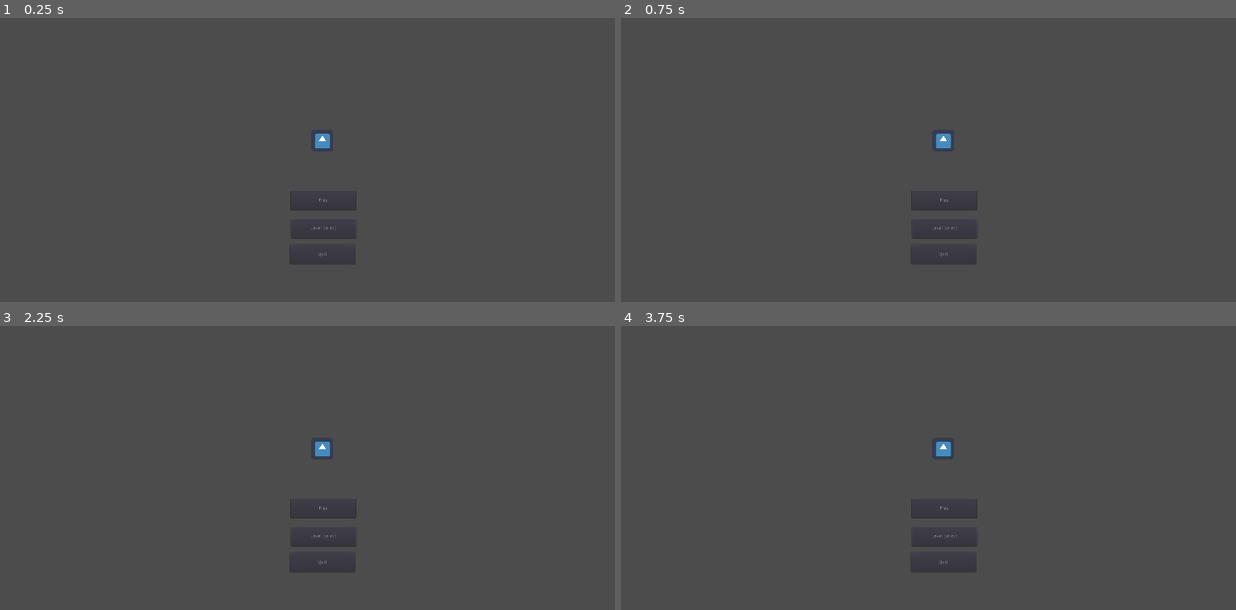
Above: before the commit, frames 1-4 (two rows, left to right).
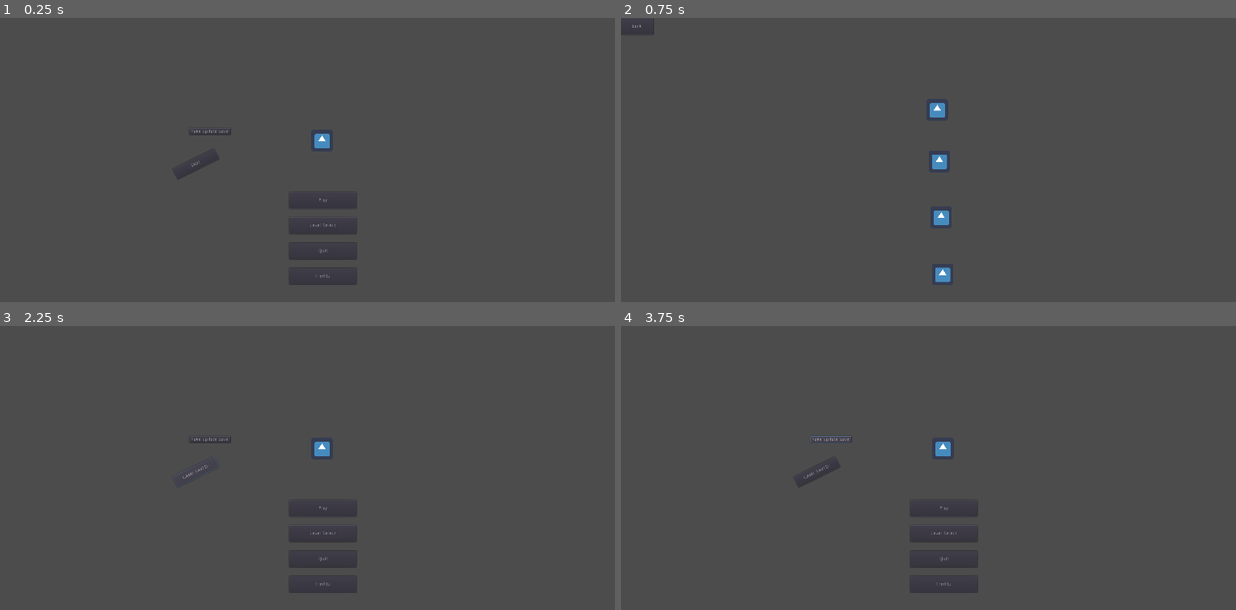
Above: after the commit, the same moments.

Repository: JustinWinningham/Project-Rotor
Game: Godot game, scene res://Scenes/Main Menu.tscn
Same seed, same stepped clock (60 frames per second), same inputs: the game is played once before the commit and once after it. The engine's default icon, where the game draws it, is replaced by a stand-in: a white triangle on a blue panel in a dark square.
Inputs (mouse positions are in pixels of both pictures, inside the frame that each line leads up to):
- Up to frame 1 (0.25 s): no input
- Up to frame 2 (0.75 s): click (946, 276) at 0.5 s, where only the run after the commit has a clickable "Credits"
- Up to frame 3 (2.25 s): click (18, 334) at 1.25 s, where only the run after the commit has a clickable "back"; click (196, 470) at 2 s, where only the run after the commit has a clickable "SAVE"
- Up to frame 4 (3.75 s): click (817, 470) at 2.75 s, where only the run after the commit has a clickable "GAME SAVED!"; click (830, 439) at 3.5 s, where only the run after the commit has a clickable "Fake update save"

The runs differ from the first frame. In frame 1, 0.2% of the frame differs, in the area x 29-58%, y 39-95%; in frame 2, 0.8%, in the area x 1-58%, y 0-94%; in frame 3, 0.3%; in frame 4, 0.2%.

Commit message:
Save System Push
Added Save System
Added Timekeeping (still few bugs to work out)

Diff:
--- a/Project-Rotor/Prefabs/Player.tscn
+++ b/Project-Rotor/Prefabs/Player.tscn
@@ -13,12 +13,12 @@
 }, {
 "frames": [ ExtResource( 2 ) ],
 "loop": true,
-"name": "hang",
+"name": "sprint",
 "speed": 5.0
 }, {
 "frames": [ ExtResource( 2 ) ],
 "loop": true,
-"name": "skid",
+"name": "run",
 "speed": 5.0
 }, {
 "frames": [ ExtResource( 2 ) ],
@@ -33,12 +33,12 @@
 }, {
 "frames": [ ExtResource( 2 ) ],
 "loop": true,
-"name": "sprint",
+"name": "skid",
 "speed": 5.0
 }, {
 "frames": [ ExtResource( 2 ) ],
 "loop": true,
-"name": "run",
+"name": "hang",
 "speed": 5.0
 } ]
 
--- a/Project-Rotor/Prefabs/UI.tscn
+++ b/Project-Rotor/Prefabs/UI.tscn
@@ -11,16 +11,25 @@
 anchor_top = 1.0
 anchor_right = 1.0
 anchor_bottom = 1.0
-margin_left = -1920.0
+margin_left = -1917.42
 margin_top = -1080.0
+margin_right = 2.58472
 script = ExtResource( 1 )
 
 [node name="TimeLabel" type="Label" parent="."]
-margin_left = 26.8878
-margin_top = 20.8963
-margin_right = 117.888
-margin_bottom = 53.8963
-text = "test"
+margin_left = 15.1553
+margin_top = 12.7738
+margin_right = 108.155
+margin_bottom = 45.7738
+text = "Current Time"
+uppercase = true
+
+[node name="BestTimeLabel" type="Label" parent="."]
+margin_left = 15.296
+margin_top = 53.5383
+margin_right = 106.296
+margin_bottom = 86.5383
+text = "Best Time"
 uppercase = true
 
 [node name="PAUSED" type="Control" parent="."]
@@ -44,6 +53,15 @@
 margin_bottom = 0.0
 text = "QUIT"
 
+[node name="ConfirmationDialog" type="ConfirmationDialog" parent="PAUSED/PauseIcon/QuitButton"]
+visible = true
+margin_right = 200.0
+margin_bottom = 70.0
+window_title = "Confirm Exit"
+dialog_text = "Any unsaved progress will be lost! Continue?
+
+(you can save from the main menu)"
+
 [node name="MainMenuButton" type="Button" parent="PAUSED/PauseIcon"]
 anchor_left = 0.5
 anchor_right = 0.5
@@ -52,3 +70,5 @@
 margin_bottom = 20.0
 text = "Main Menu"
 script = ExtResource( 5 )
+
+[connection signal="confirmed" from="PAUSED/PauseIcon/QuitButton/ConfirmationDialog" to="PAUSED/PauseIcon/QuitButton" method="_on_ConfirmationDialog_confirmed"]
--- /dev/null
+++ b/Project-Rotor/Scenes/CreditsMenu.tscn
@@ -0,0 +1,35 @@
+[gd_scene load_steps=3 format=2]
+
+[ext_resource path="res://icon.png" type="Texture" id=1]
+[ext_resource path="res://Scripts/ButtonChangeScene.gd" type="Script" id=2]
+
+[node name="CreditsMenu" type="Control"]
+anchor_right = 1.0
+anchor_bottom = 1.0
+margin_left = -2.66925
+margin_right = -2.66919
+
+[node name="CanvasLayer" type="CanvasLayer" parent="."]
+
+[node name="Code" type="Sprite" parent="CanvasLayer"]
+position = Vector2( 939.15, 272.723 )
+texture = ExtResource( 1 )
+
+[node name="Art" type="Sprite" parent="CanvasLayer"]
+position = Vector2( 945.268, 425.33 )
+texture = ExtResource( 1 )
+
+[node name="Music" type="Sprite" parent="CanvasLayer"]
+position = Vector2( 950.801, 591.453 )
+texture = ExtResource( 1 )
+
+[node name="Team" type="Sprite" parent="CanvasLayer"]
+position = Vector2( 955.097, 760.426 )
+texture = ExtResource( 1 )
+
+[node name="BackBtn" type="Button" parent="."]
+margin_right = 100.0
+margin_bottom = 50.0
+text = "back"
+script = ExtResource( 2 )
+scenePath = "res://Scenes/Main Menu.tscn"
--- a/Project-Rotor/Scenes/Level1.tscn
+++ b/Project-Rotor/Scenes/Level1.tscn
@@ -46,4 +46,5 @@
 [node name="LevelFinish" parent="MapRotator" instance=ExtResource( 5 )]
 modulate = Color( 0.180392, 0.6, 0.0313726, 1 )
 position = Vector2( 227.177, 25.6119 )
-scenePath = "res://Scenes/Main Menu.tscn"
+scenePath = "res://Scenes/Level2.tscn"
+level = 1
--- a/Project-Rotor/Scenes/Level2.tscn
+++ b/Project-Rotor/Scenes/Level2.tscn
@@ -47,3 +47,4 @@
 modulate = Color( 0.180392, 0.6, 0.0313726, 1 )
 position = Vector2( -27.7141, 41.3636 )
 scenePath = "res://Scenes/Main Menu.tscn"
+level = 2
--- a/Project-Rotor/Scenes/LevelSelect.tscn
+++ b/Project-Rotor/Scenes/LevelSelect.tscn
@@ -1,7 +1,7 @@
 [gd_scene load_steps=3 format=2]
 
 [ext_resource path="res://Scripts/LevelSelectScreen.gd" type="Script" id=1]
-[ext_resource path="res://Scripts/ButtonChangeScene.gd" type="Script" id=2]
+[ext_resource path="res://Scripts/LevelSelectorButton.gd" type="Script" id=2]
 
 [node name="LevelSelect" type="Control"]
 anchor_right = 1.0
@@ -20,7 +20,7 @@
 margin_bottom = 50.0
 text = "1"
 script = ExtResource( 2 )
-scenePath = "res://Scenes/Level1.tscn"
+Lvl_Number = 1
 
 [node name="2" type="Button" parent="."]
 margin_left = 240.0
@@ -29,7 +29,7 @@
 margin_bottom = 50.0
 text = "2"
 script = ExtResource( 2 )
-scenePath = "res://Scenes/Level2.tscn"
+Lvl_Number = 2
 
 [node name="3" type="Button" parent="."]
 margin_left = 360.0
@@ -37,6 +37,7 @@
 margin_bottom = 50.0
 text = "3"
 script = ExtResource( 2 )
+Lvl_Number = 3
 
 [node name="4" type="Button" parent="."]
 margin_left = 480.346
@@ -44,6 +45,7 @@
 margin_bottom = 50.0
 text = "4"
 script = ExtResource( 2 )
+Lvl_Number = 4
 
 [node name="5" type="Button" parent="."]
 margin_left = 600.0
@@ -51,3 +53,4 @@
 margin_bottom = 50.0
 text = "5"
 script = ExtResource( 2 )
+Lvl_Number = 5
--- a/Project-Rotor/Scenes/Main Menu.tscn
+++ b/Project-Rotor/Scenes/Main Menu.tscn
@@ -1,13 +1,17 @@
-[gd_scene load_steps=4 format=2]
+[gd_scene load_steps=6 format=2]
 
 [ext_resource path="res://icon.png" type="Texture" id=1]
 [ext_resource path="res://Scripts/ButtonChangeScene.gd" type="Script" id=2]
-[ext_resource path="res://Scripts/QuitButton.gd" type="Script" id=3]
+[ext_resource path="res://Scripts/SaveBtn.gd" type="Script" id=3]
+[ext_resource path="res://Scripts/QuitButton.gd" type="Script" id=4]
+[ext_resource path="res://Scripts/DEBUGSAVEBTN.gd" type="Script" id=5]
 
 [node name="Main Menu" type="Control"]
 anchor_right = 1.0
 anchor_bottom = 1.0
+margin_left = -1.0
 margin_top = 1.0
+margin_right = -1.0
 margin_bottom = 1.0
 
 [node name="Sprite" type="Sprite" parent="."]
@@ -19,10 +23,10 @@
 anchor_top = 0.5
 anchor_right = 0.5
 anchor_bottom = 0.5
-margin_left = -97.0
-margin_top = -29.0
-margin_right = 97.0
-margin_bottom = 29.0
+margin_left = -100.0
+margin_top = -25.0
+margin_right = 100.0
+margin_bottom = 25.0
 text = "Play"
 script = ExtResource( 2 )
 scenePath = "res://Scenes/TutorialLevel.tscn"
@@ -32,22 +36,68 @@
 anchor_top = 0.5
 anchor_right = 0.5
 anchor_bottom = 0.5
-margin_left = -95.7076
-margin_top = 54.7572
-margin_right = 98.2924
-margin_bottom = 112.757
+margin_left = -100.0
+margin_top = 50.0
+margin_right = 100.0
+margin_bottom = 100.0
 text = "Level Select"
 script = ExtResource( 2 )
 scenePath = "res://Scenes/LevelSelect.tscn"
+
+[node name="CreditsBtn" type="Button" parent="."]
+anchor_left = 0.5
+anchor_top = 0.5
+anchor_right = 0.5
+anchor_bottom = 0.5
+margin_left = -100.0
+margin_top = 200.0
+margin_right = 100.0
+margin_bottom = 250.0
+text = "Credits"
+script = ExtResource( 2 )
+scenePath = "res://Scenes/CreditsMenu.tscn"
+
+[node name="SaveBtn" type="Button" parent="."]
+anchor_left = 0.5
+anchor_top = 0.5
+anchor_right = 0.5
+anchor_bottom = 0.5
+margin_left = -447.0
+margin_top = -94.0
+margin_right = -309.0
+margin_bottom = -58.0
+rect_rotation = -26.155
+text = "SAVE"
+script = ExtResource( 3 )
 
 [node name="QuitButton" type="Button" parent="."]
 anchor_left = 0.5
 anchor_top = 0.5
 anchor_right = 0.5
 anchor_bottom = 0.5
-margin_left = -98.7076
-margin_top = 130.757
-margin_right = 95.2924
-margin_bottom = 188.757
+margin_left = -100.0
+margin_top = 125.0
+margin_right = 100.0
+margin_bottom = 175.0
 text = "Quit"
-script = ExtResource( 3 )
+script = ExtResource( 4 )
+
+[node name="ConfirmationDialog" type="ConfirmationDialog" parent="QuitButton"]
+margin_right = 200.0
+margin_bottom = 70.0
+window_title = "Confirm Exit"
+dialog_text = "Any unsaved progress will be lost! Continue?
+
+(you can save from the main menu)"
+
+[node name="DEBUGSAVEBTN" type="Button" parent="."]
+margin_left = 563.0
+margin_top = 326.0
+margin_right = 686.0
+margin_bottom = 346.0
+text = "Fake update save"
+script = ExtResource( 5 )
+
+[connection signal="pressed" from="SaveBtn" to="SaveBtn" method="_on_SaveBtn_pressed"]
+[connection signal="confirmed" from="QuitButton/ConfirmationDialog" to="QuitButton" method="_on_ConfirmationDialog_confirmed"]
+[connection signal="pressed" from="DEBUGSAVEBTN" to="DEBUGSAVEBTN" method="_on_DEBUGSAVEBTN_pressed"]
--- /dev/null
+++ b/Project-Rotor/Scripts/DEBUGSAVEBTN.gd
@@ -0,0 +1,6 @@
+extends Button
+
+
+func _on_DEBUGSAVEBTN_pressed():
+	GLOBAL.max_level = 40
+	pass # Replace with function body.
--- a/Project-Rotor/Scripts/GLOBAL.gd
+++ b/Project-Rotor/Scripts/GLOBAL.gd
@@ -1,9 +1,68 @@
 extends Node
 
+var current_level = 0
+var max_level = 0
+var did_find_save = false
+var showload = false
+var shownload = false
+
+var timesArray = []
+
 func _ready():
+	var i = 0
+	timesArray.resize(40)
 	print("GLOBAL Loaded")
-	pass # Replace with function body.
+	if load_game():
+		did_find_save = true
+		showload = true
+	else:
+		did_find_save = false
+		print("Unable to load save game")
+	pass
 
 
 #func _process(delta):
 #	pass
+
+
+func form_save():
+	var save_dict = {
+		"max_lvl" : max_level,
+		"records" : timesArray
+	}
+	return save_dict
+
+func save_game():
+	var save_game = File.new()
+	save_game.open("user://savegame.save", File.WRITE)
+	var node_data = form_save()
+	save_game.store_line(to_json(node_data))
+	save_game.close()
+	return true
+
+
+func load_game():
+	var save_game = File.new()
+	if not save_game.file_exists("user://savegame.save"):
+		return false
+
+	save_game.open("user://savegame.save", File.READ)
+	while not save_game.eof_reached():
+		var current_line = parse_json(save_game.get_line())
+		if current_line == null: # without this line, the method will run into a null line and crash
+			return true
+		for i in current_line.keys():
+			set(i, current_line[i])
+	save_game.close()
+	return true
+
+
+func get_best_time():
+	if timesArray[current_level] == null:
+		return 999.99
+	return timesArray[current_level]
+	pass
+
+func update_best_time(level, time):
+	timesArray[level] = time
+	pass
--- a/Project-Rotor/Scripts/LevelFinish.gd
+++ b/Project-Rotor/Scripts/LevelFinish.gd
@@ -1,16 +1,21 @@
 extends Area2D
 
 export(String) var scenePath = "res://Scenes/Level1.tscn"
-
+export(int) var level = 0
+var time = 0.0
 func _ready():
+	GLOBAL.current_level = level
+	if GLOBAL.max_level < level:
+		GLOBAL.max_level = level
 	pass
 
 
 func _process(delta):
+	time += delta
 	var bods = get_overlapping_bodies()
 	for bod in bods:
 		if bod.name == "Player":
 			print("level win!")
-			#Do our level win stuff here
+			GLOBAL.update_best_time(level, time)
 			get_tree().change_scene(scenePath)
 	pass
--- a/Project-Rotor/Scripts/LevelSelectScreen.gd
+++ b/Project-Rotor/Scripts/LevelSelectScreen.gd
@@ -1,10 +1,5 @@
 extends Control
 
-# Declare member variables here. Examples:
-# var a = 2
-# var b = "text"
-
-# Called when the node enters the scene tree for the first time.
 func _ready():
 	pass # Replace with function body.
 
--- /dev/null
+++ b/Project-Rotor/Scripts/LevelSelectorButton.gd
@@ -0,0 +1,18 @@
+extends Button
+
+export(String) var scenePath
+export(int) var Lvl_Number = 0
+
+func _ready():
+	if GLOBAL.max_level < Lvl_Number:
+		visible = false
+	if scenePath == "" or scenePath == null:
+		scenePath = "res://Scenes/Main Menu.tscn"
+		print ("No scene found, " + name + " defaulting to main menu")
+	pass
+
+func _pressed():
+	#thePlayer.play()
+	get_tree().change_scene(scenePath)
+	if get_tree().paused:
+		get_tree().paused = false
--- a/Project-Rotor/Scripts/QuitButton.gd
+++ b/Project-Rotor/Scripts/QuitButton.gd
@@ -1,4 +1,9 @@
 extends Button
 
 func _pressed():
+	$ConfirmationDialog.popup_centered(Vector2(300, 100))
+	#get_tree().quit()
+
+func _on_ConfirmationDialog_confirmed():
 	get_tree().quit()
+	pass # Replace with function body.
--- /dev/null
+++ b/Project-Rotor/Scripts/SaveBtn.gd
@@ -0,0 +1,20 @@
+extends Button
+
+var t = preload("res://Scripts/GLOBAL.gd")
+
+func _ready():
+	text = "SAVE"
+	if GLOBAL.showload and not GLOBAL.shownload: #showload and shownload are different!!!
+		print("button changes text here")
+		text = "SAVE LOADED!"
+		GLOBAL.shownload = true
+	pass
+
+
+func _on_SaveBtn_pressed():
+	text = "SAVING..."
+	if GLOBAL.save_game():
+		text = "GAME SAVED!"
+	else:
+		text = "SAVE FAILED!"
+	pass
--- a/Project-Rotor/Scripts/UI.gd
+++ b/Project-Rotor/Scripts/UI.gd
@@ -1,11 +1,14 @@
 extends Control
 
 var theTime = 0.0
+var bestTime
 
 func _ready():
-	pass # Replace with function body.
+	bestTime = GLOBAL.get_best_time()
+	pass
 
 func _process(delta):
 	theTime += delta
 	$TimeLabel.text = str(stepify(theTime, 0.01))
+	$BestTimeLabel.text = str(stepify(bestTime, 0.01))
 	pass
--- a/Project-Rotor/project.godot
+++ b/Project-Rotor/project.godot
@@ -23,6 +23,14 @@
 
 GLOBAL="*res://Scripts/GLOBAL.gd"
 
+[debug]
+
+gdscript/warnings/unassigned_variable=false
+gdscript/warnings/unassigned_variable_op_assign=false
+gdscript/warnings/unused_variable=false
+gdscript/warnings/unused_class_variable=false
+gdscript/warnings/unused_argument=false
+
 [display]
 
 window/size/width=1920
